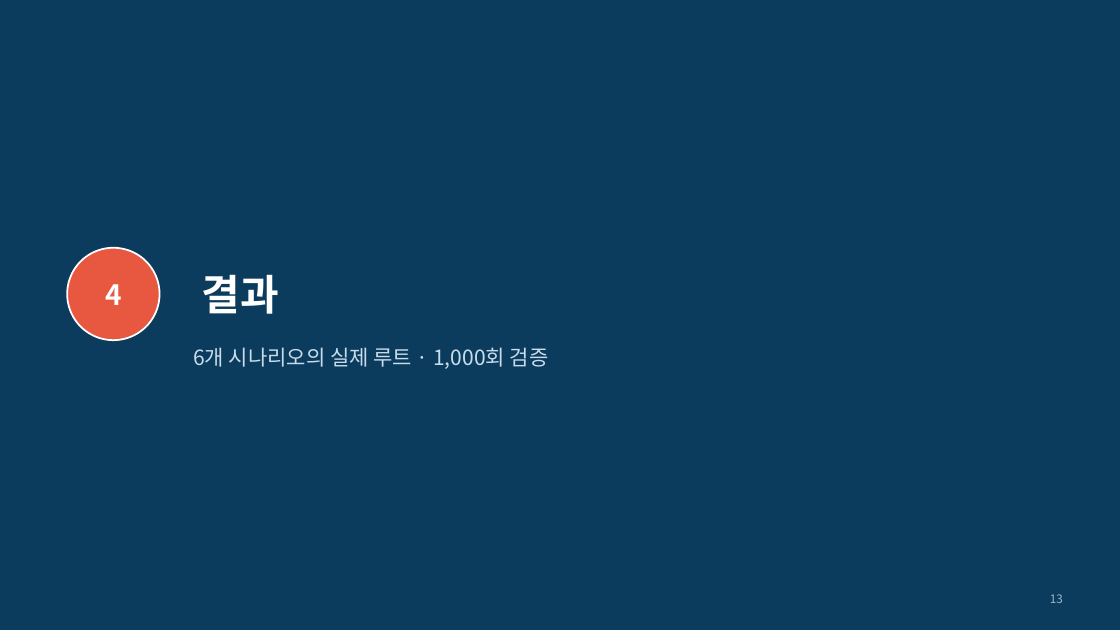
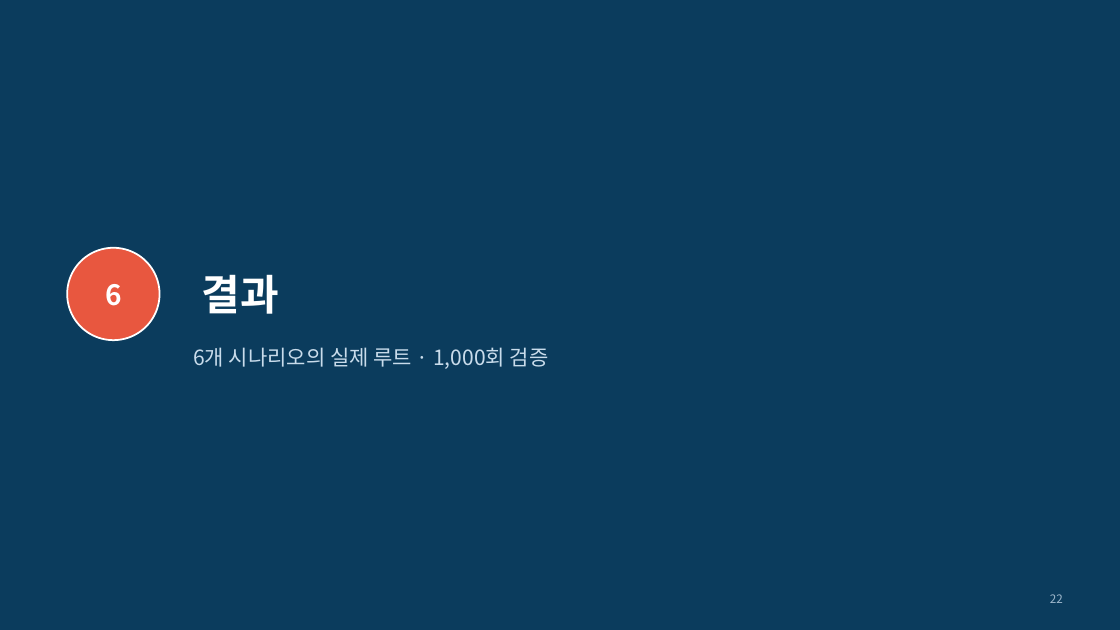
Before and after one commit to ddayoung03/busan-cruise-unpassing, a slide deck: slide 22 of 05_문서/3주차_발표자료.pptx (slide 13 before the commit). Drawn at 1120x630 pixels with LibreOffice and Linux fonts; fonts in the diff are those of the drawing. Boxes give left, top, right and bottom in pixels: in the first picture for what was removed or moved away, otherwise in the second. Text is boxed around its words. In the diff, an @@ line names an element or a change of style, - is before the commit and + after.

```diff
--- a/05_문서/3주차_발표자료.pptx
+++ b/05_문서/3주차_발표자료.pptx
@@ text at [105,284,122,306]: text changed @@
-4
+6
@@ page number at [1050,594,1063,603]: text changed @@
-13
+22
```
Also in this commit, not shown: 7 other slides changed, 9 slides added, 3 other files.
